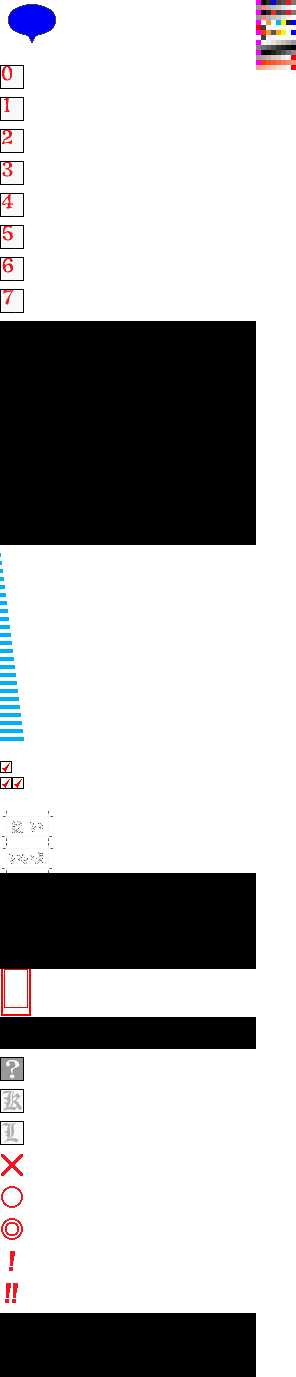
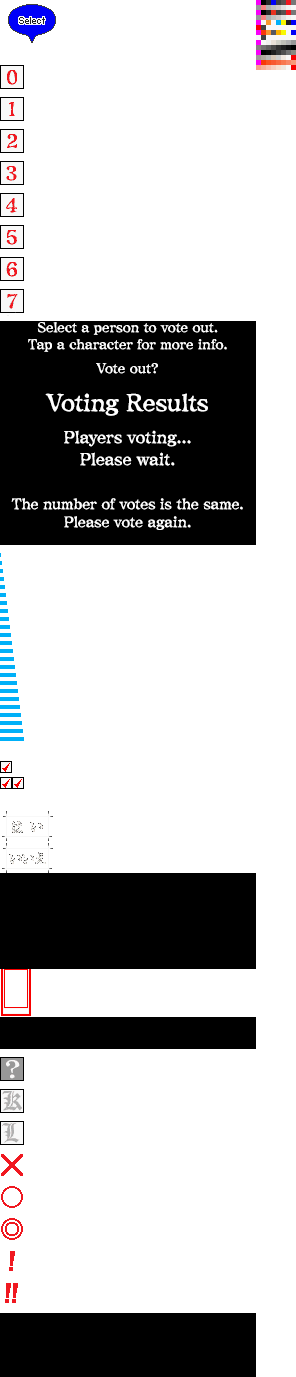
Layer changes from the first w=296, h=1377 image to the second:
added layer "Select a person to vote out. Tap a character for more info. Vot" above "Layer 4" over [left=11, top=322, right=243, bottom=530]
added layer "Layer 4" above "Layer 3" over [left=6, top=70, right=18, bottom=316]
painted on "Layer 3" over [left=2, top=16, right=46, bottom=312]
